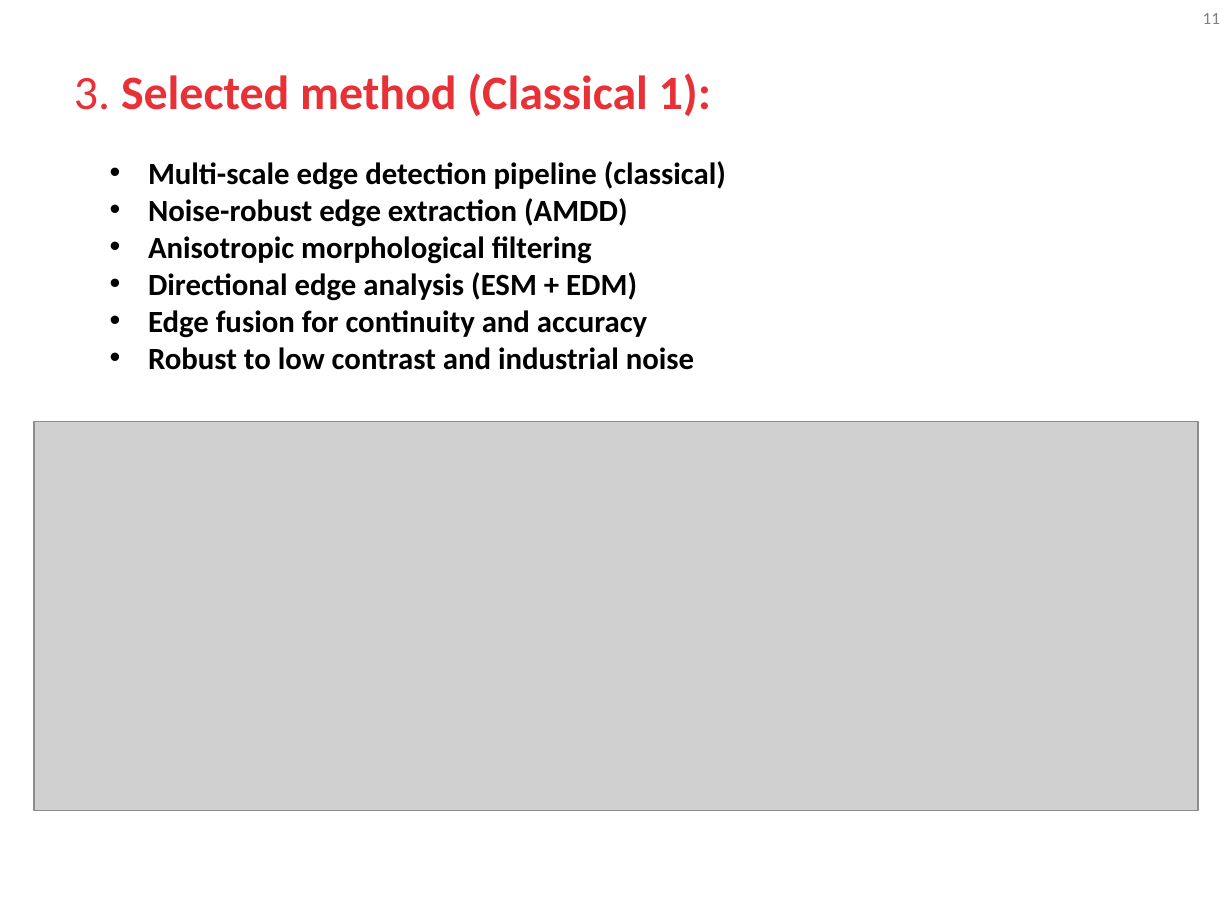
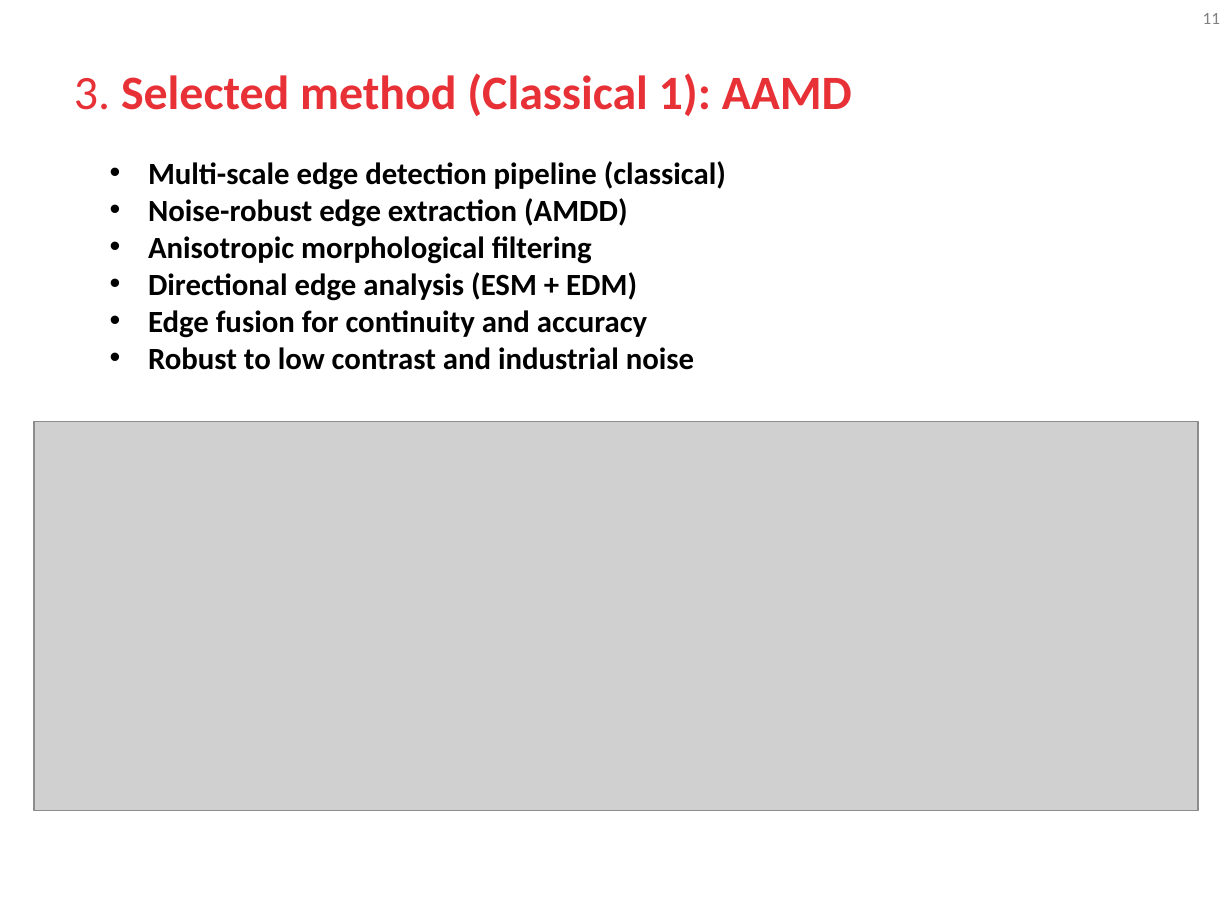
Before and after one commit to blooraayy/VA_RetoMichelin, a slide deck: slide 11 of docs/GIDIA_VA_Course_Project_Presentations.pptx. Drawn at 1232x924 pixels with LibreOffice and Linux fonts; fonts in the diff are those of the drawing; grey boxes stand for pictures; background and template pictures are left out. Boxes give left, top, right and bottom in pixels: in the first picture for what was removed or moved away, otherwise in the second. Text is boxed around its words. In the diff, an @@ line names an element or a change of style, - is before the commit and + after.

Commit message:
minor fix

```diff
--- a/docs/GIDIA_VA_Course_Project_Presentations.pptx
+++ b/docs/GIDIA_VA_Course_Project_Presentations.pptx
@@ title at [74, 73, 852, 116]: text changed @@
-3. Selected method (Classical 1):
+3. Selected method (Classical 1): AAMD
```
